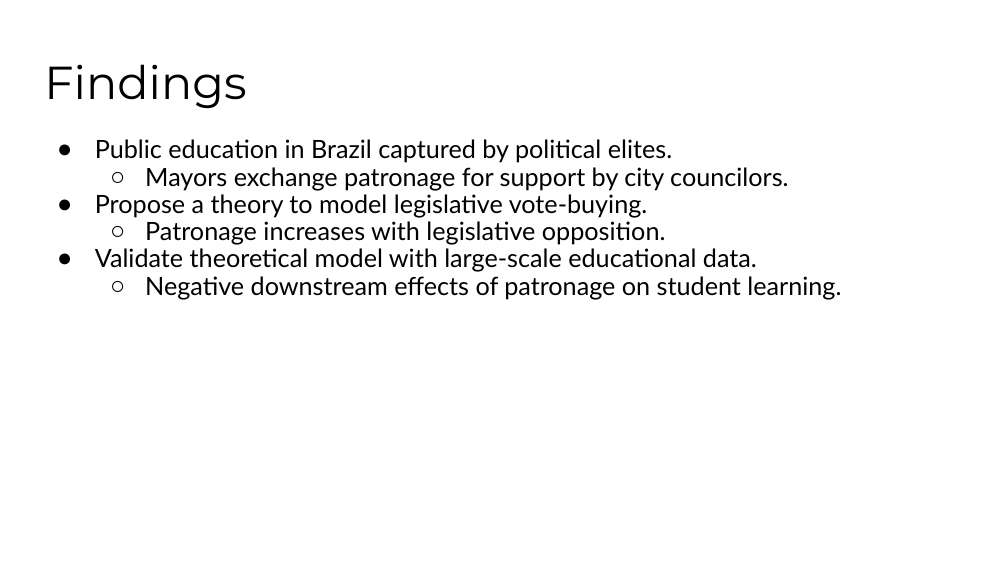
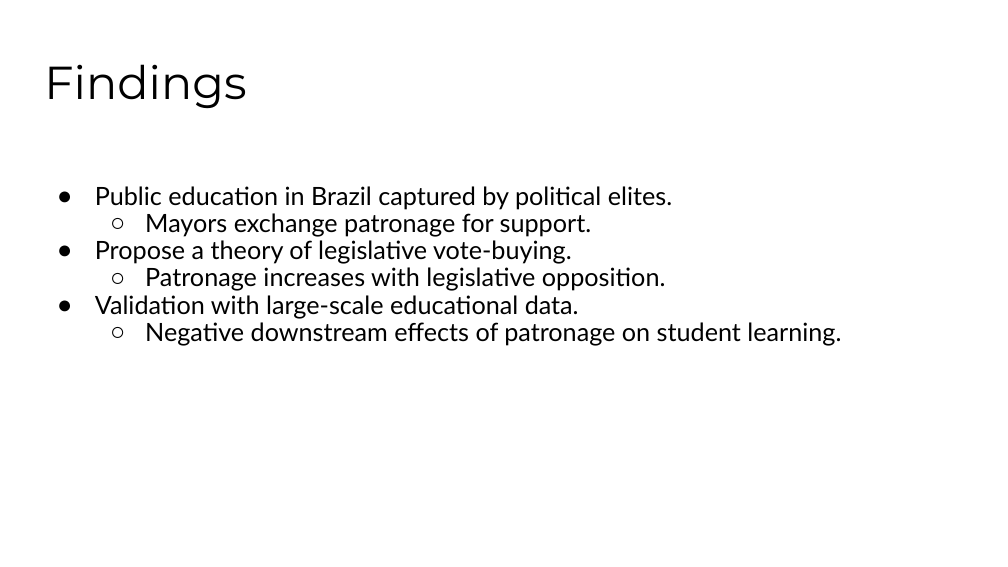
Before and after one commit to galileukim/patronage-education, a slide deck: slide 6 of presentation/2020_presentation_patronage_brazil_lab.pptx. Drawn at 1008x567 pixels with LibreOffice and Linux fonts; fonts in the diff are those of the drawing. Boxes give left, top, right and bottom in pixels: in the first picture for what was removed or moved away, otherwise in the second. Text is boxed around its words. In the diff, an @@ line names an element or a change of style, - is before the commit and + after.

```diff
--- a/presentation/2020_presentation_patronage_brazil_lab.pptx
+++ b/presentation/2020_presentation_patronage_brazil_lab.pptx
@@ text "Public education in Brazil captured ...": place and size @@
-text "Public education in Brazil captured ..." at [95,139,841,299]
+text "Public education in Brazil captured ..." at [95,186,841,346]
@@ text at [95,213,592,264]: text changed @@
-  ○ Mayors exchange patronage for support by city councilors.
-● Propose a theory to model legislative vote-buying.
+  ○ Mayors exchange patronage for support.
+● Propose a theory of legislative vote-buying.
@@ text at [95,295,579,318]: text changed @@
-● Validate theoretical model with large-scale educational data.
+● Validation with large-scale educational data.
```
Also in this commit, not shown: 10 other slides changed, 1 slide added, 2 other files.
